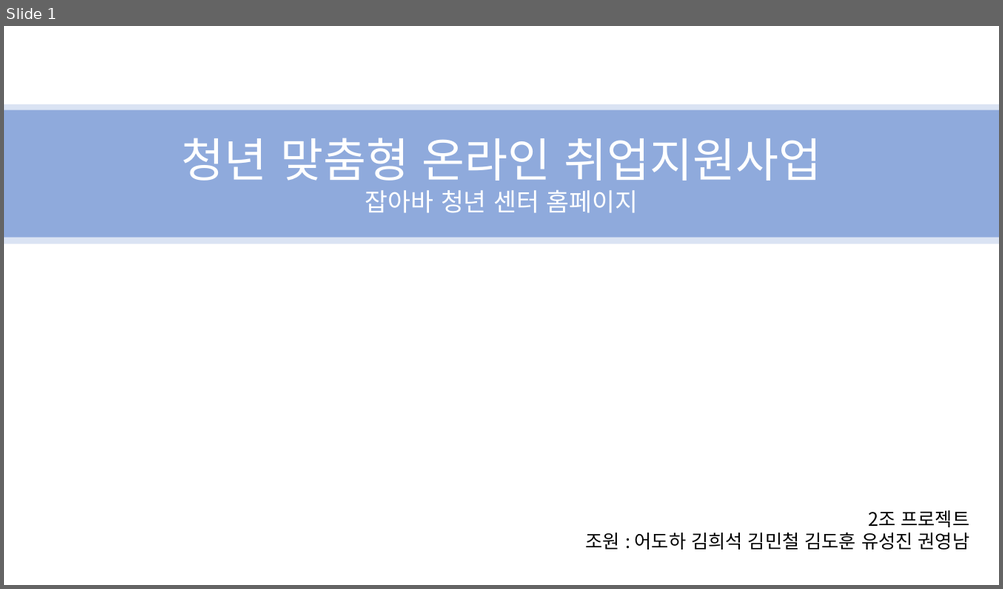
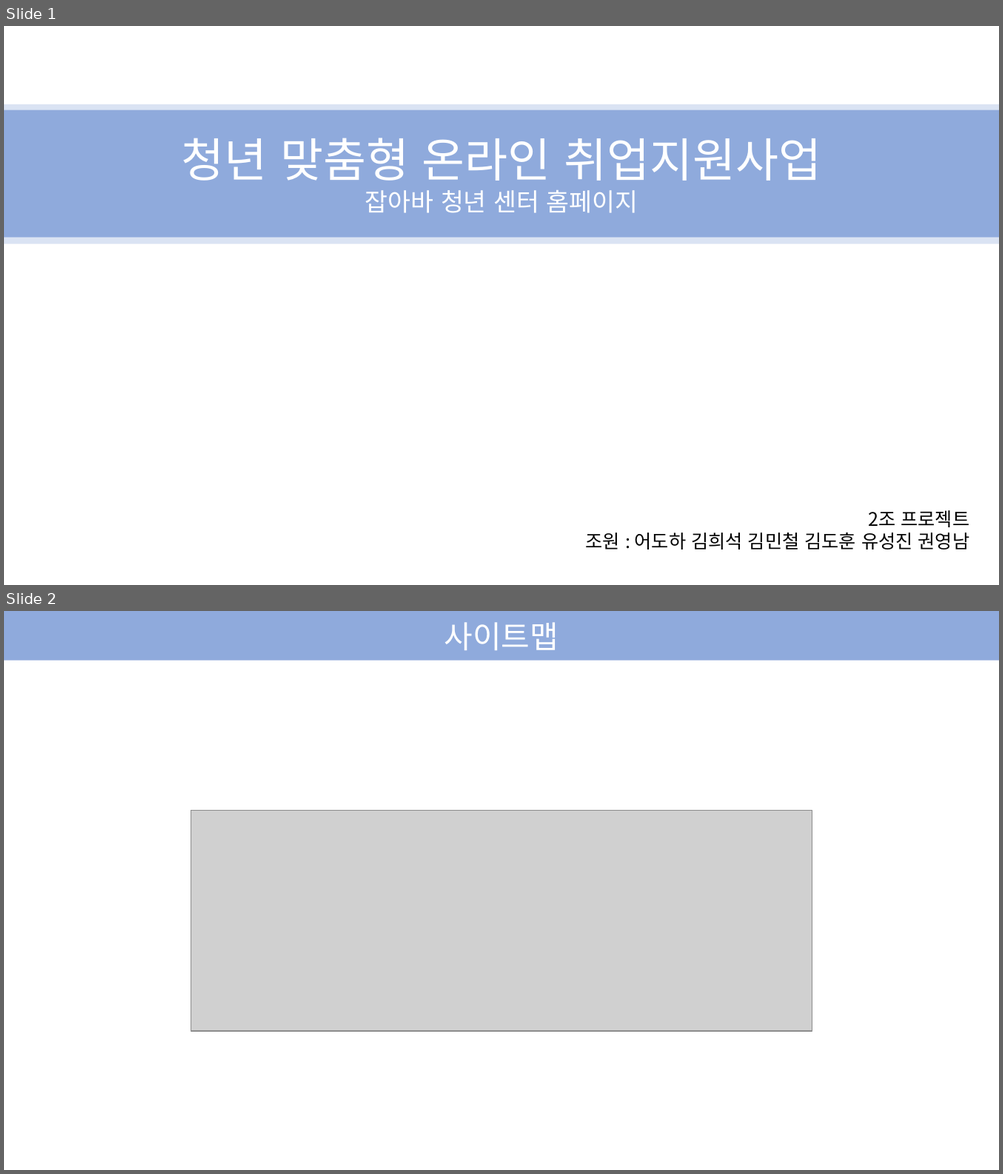
Before and after one commit to EODOHA/Youth_Project, a slide deck: 2조 프로젝트.pptx. Shown one above the other, each under a label of ours: slide 1 before the commit, slides 1 and 2 after it. The pictures are 1003x589 and 1003x1174 pixels, drawn with LibreOffice and Linux fonts; fonts in the diff are those of the drawing; grey boxes stand for pictures. Boxes give left, top, right and bottom in pixels: in the first picture for what was removed or moved away, otherwise in the second. Text is boxed around its words. In the diff, an @@ line names an element or a change of style, - is before the commit and + after.

```diff
--- a/2조 프로젝트.pptx
+++ b/2조 프로젝트.pptx
@@ slide 2 added at (4, 611, 999, 1170), background #FFFFFF @@
@@ rectangle added at (4, 611, 999, 661), fill #8FAADC, 30 pt, text #FFFFFF @@
+사이트맵
@@ picture added at (190, 811, 811, 1032) @@
```
Also in this commit, not shown: 9 slides changed, 26 other slides added.
